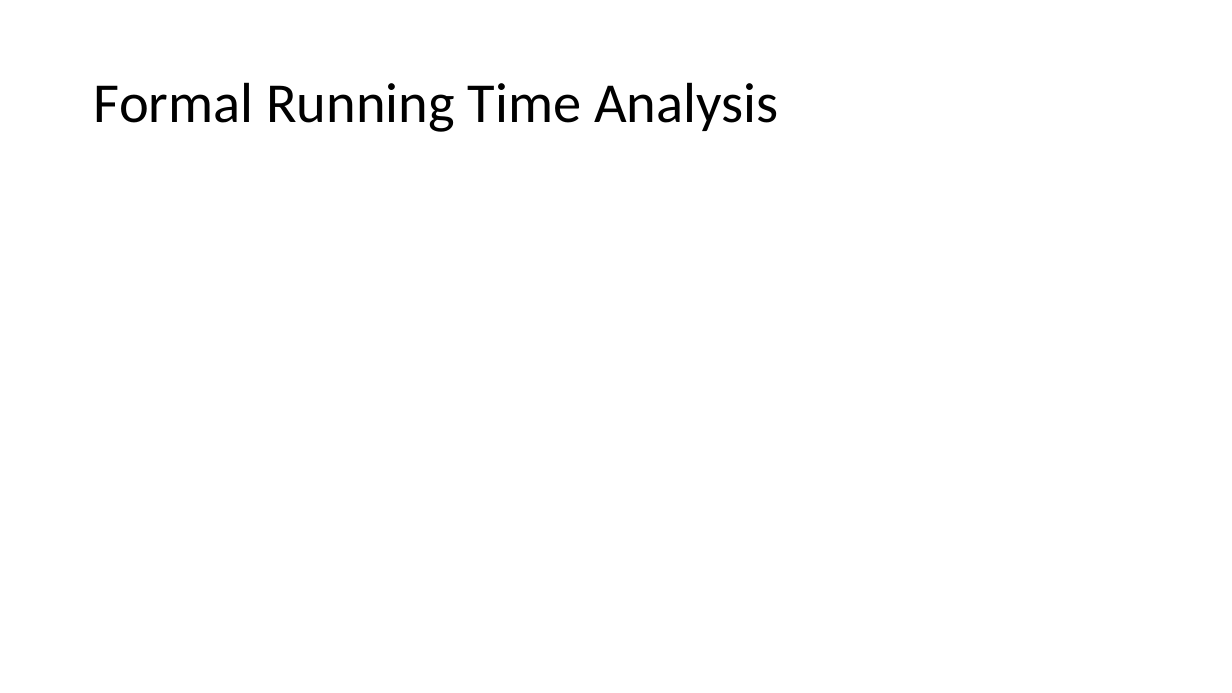
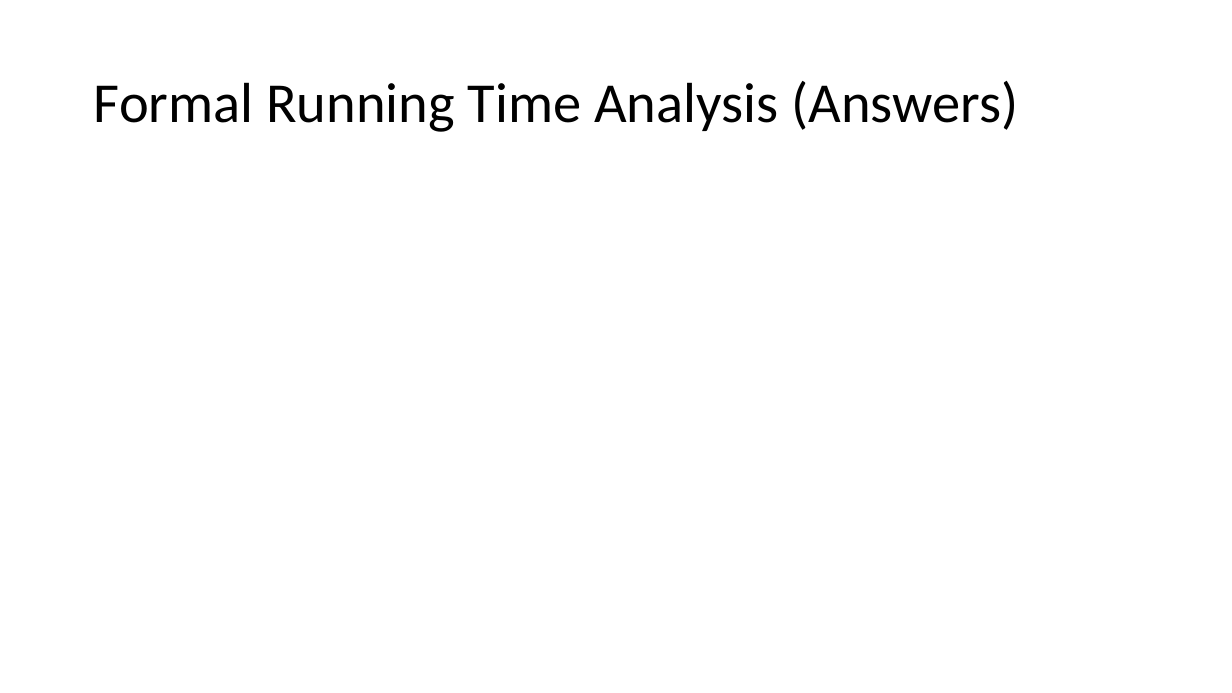
Before and after one commit to natebrunelle/cse332, a slide deck: slide 23 of demo_site/files/slides/lecture10_hashtables_inkb.pptx. Drawn at 1232x693 pixels with LibreOffice and Linux fonts; fonts in the diff are those of the drawing; grey boxes stand for pictures. Boxes give left, top, right and bottom in pixels: in the first picture for what was removed or moved away, otherwise in the second. Text is boxed around its words. In the diff, an @@ line names an element or a change of style, - is before the commit and + after.

```diff
--- a/demo_site/files/slides/lecture10_hashtables_inkb.pptx
+++ b/demo_site/files/slides/lecture10_hashtables_inkb.pptx
@@ title at (x1=94, y1=81, x2=1018, y2=132): text changed @@
-Formal Running Time Analysis
+Formal Running Time Analysis (Answers)
```
Also in this commit, not shown: 20 other slides changed, 8 slides removed, 7 other files.
